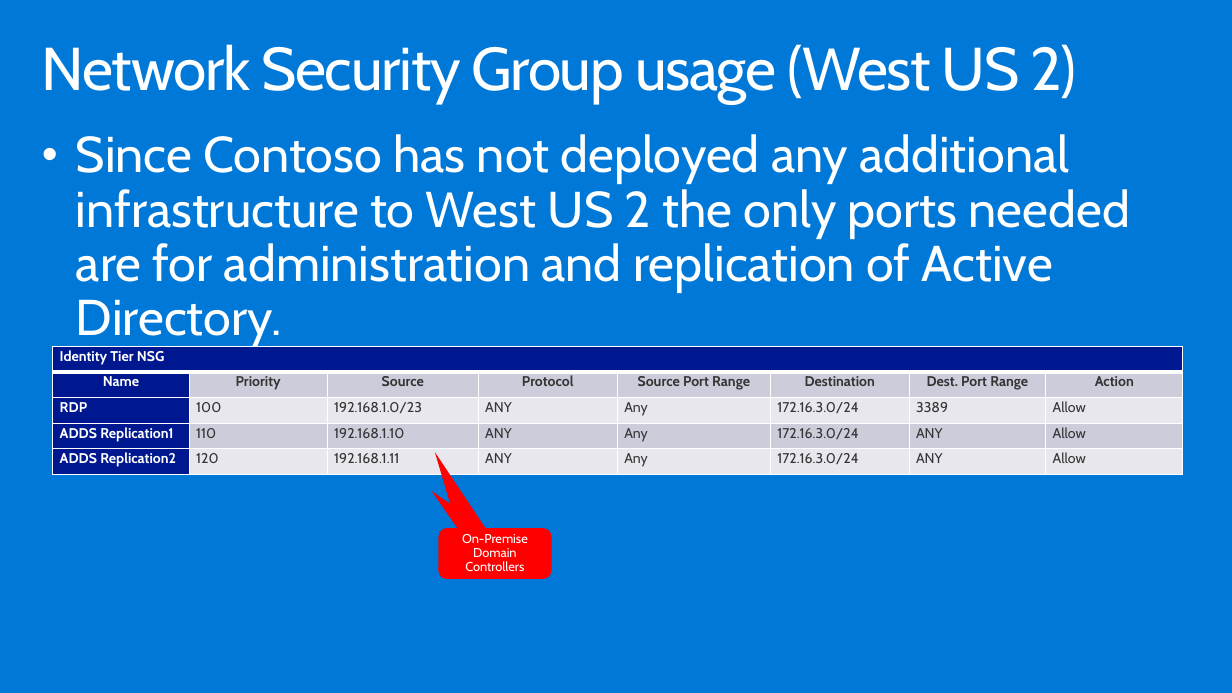
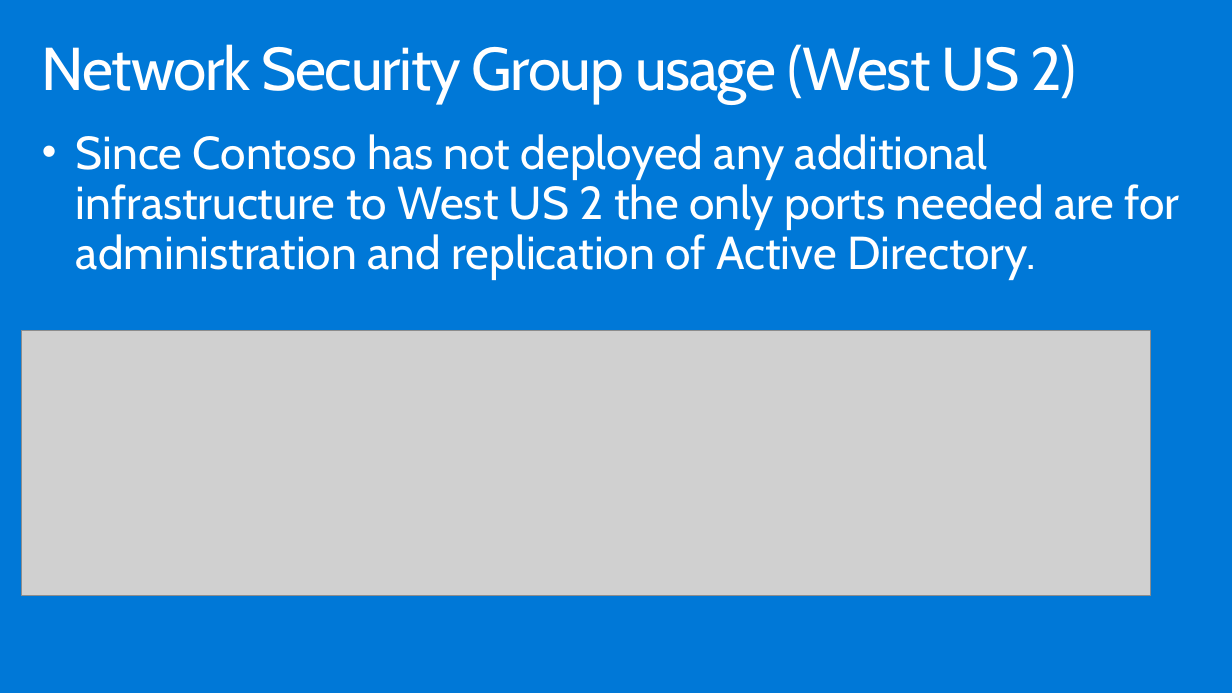
Before and after one commit to yungchou/contoso.insurance, a slide deck: slide 23 of Whiteboard design session/WDS trainer presentation - Building a resilient IaaS architecture.pptx. Drawn at 1232x693 pixels with LibreOffice and Linux fonts; fonts in the diff are those of the drawing; grey boxes stand for pictures. Boxes give left, top, right and bottom in pixels: in the first picture for what was removed or moved away, otherwise in the second. Text is boxed around its words. In the diff, an @@ line names an element or a change of style, - is before the commit and + after.

```diff
--- a/Whiteboard design session/WDS trainer presentation - Building a resilient IaaS architecture.pptx
+++ b/Whiteboard design session/WDS trainer presentation - Building a resilient IaaS architecture.pptx
@@ text "Since Contoso has not deployed ..." at [76, 134, 1180, 280]: size 39.2 to 36 pt @@
@@ picture added at [21, 330, 1151, 595] @@
@@ table removed at [53, 347, 1183, 474], 5 rows, 8 columns @@
-Identity Tier NSG |  |  |  |  |  |  | 
-Name | Priority | Source | Protocol | Source Port Range | Destination | Dest. Port Range | Action
-RDP | 100 | 192.168.1.0/23 | ANY | Any | 172.16.3.0/24 | 3389 | Allow
-ADDS Replication1 | 110 | 192.168.1.10 | ANY | Any | 172.16.3.0/24 | ANY | Allow
-ADDS Replication2 | 120 | 192.168.1.11 | ANY | Any | 172.16.3.0/24 | ANY | Allow
@@ rounded speech box removed at [439, 529, 552, 579] @@
@@ rounded speech box removed at [439, 529, 552, 579] @@
-On-Premise Domain Controllers
```
Also in this commit, not shown: 7 other slides changed, 6 other files.
